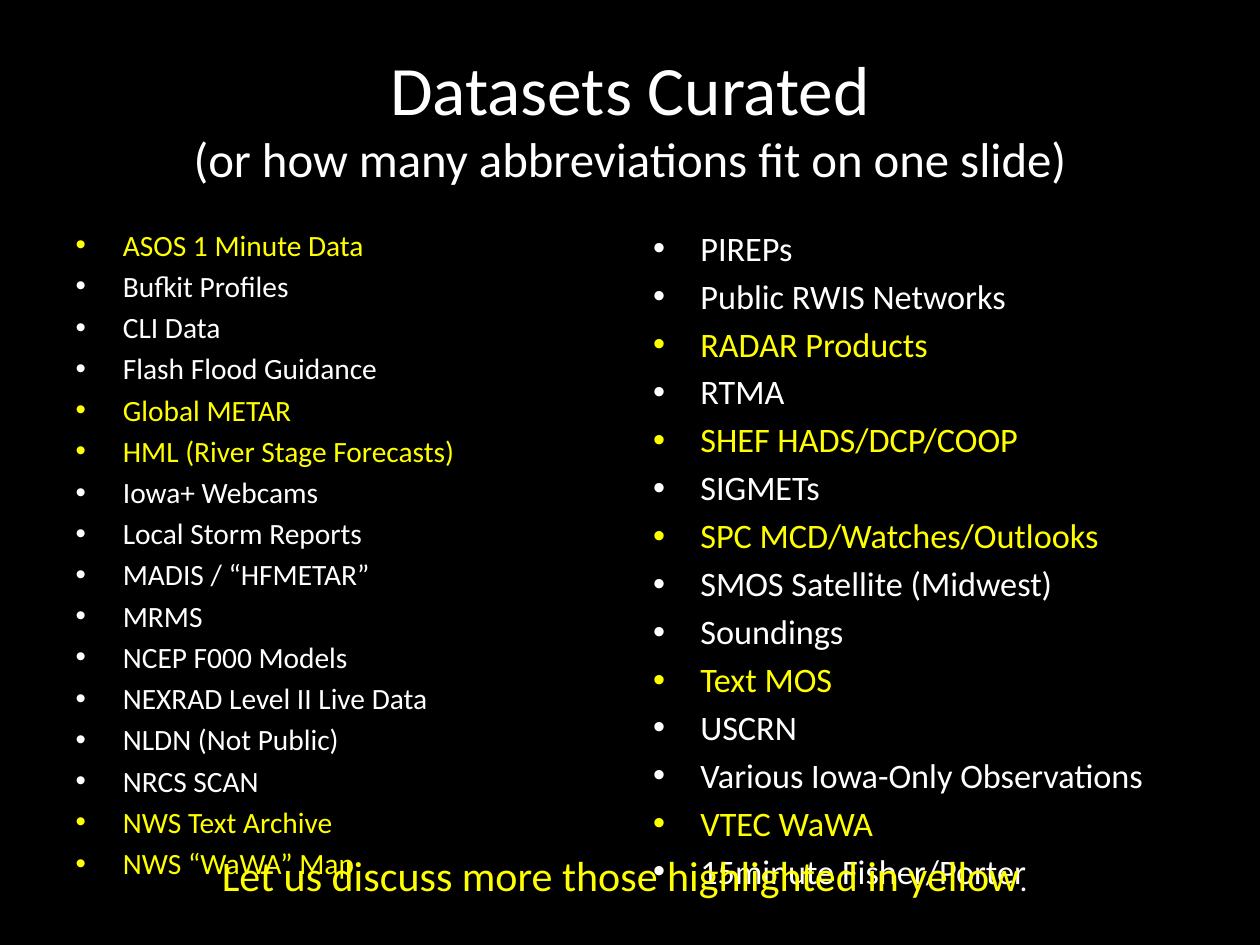
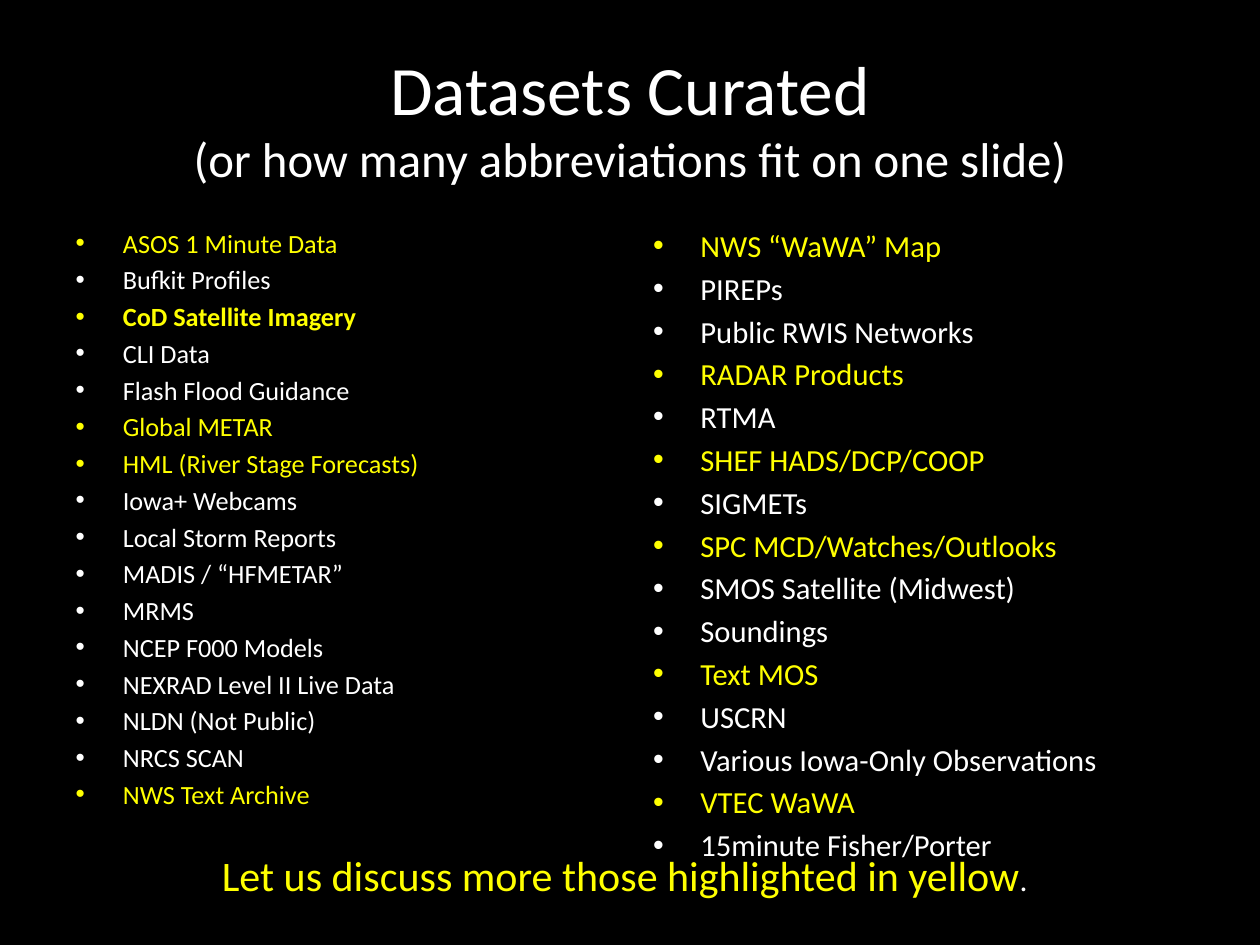
Before and after one commit to akrherz/akrherz, a slide deck: slide 10 of presentations/260702_tbw/tbw_herzmann.pptx. Drawn at 1260x945 pixels with LibreOffice and Linux fonts; fonts in the diff are those of the drawing. Boxes give left, top, right and bottom in pixels: in the first picture for what was removed or moved away, otherwise in the second. Text is boxed around its words. In the diff, an @@ line names an element or a change of style, - is before the commit and + after.

```diff
--- a/presentations/260702_tbw/tbw_herzmann.pptx
+++ b/presentations/260702_tbw/tbw_herzmann.pptx
@@ text at (x1=123, y1=235, x2=419, y2=804): paragraph removed @@
-• NWS “WaWA” Map
@@ text at (x1=123, y1=235, x2=419, y2=804): size 16.8 to 15 pt @@
@@ text at (x1=700, y1=235, x2=941, y2=262): paragraph added @@
+• NWS “WaWA” Map
@@ text at (x1=700, y1=280, x2=1096, y2=864): size 19.6 to 17.5 pt @@
@@ text at (x1=123, y1=307, x2=356, y2=331): paragraph added @@
+• CoD Satellite Imagery
```
Also in this commit, not shown: 2 slides added, 2 other files.
